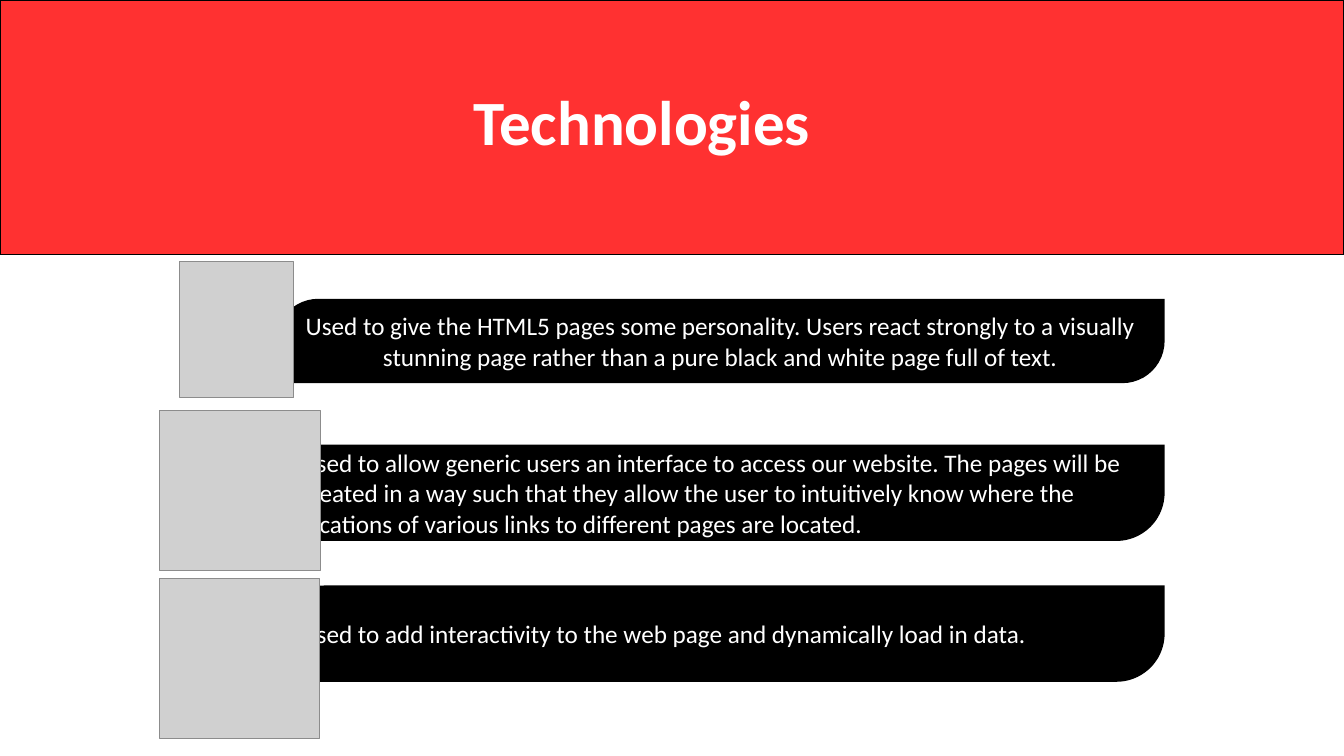
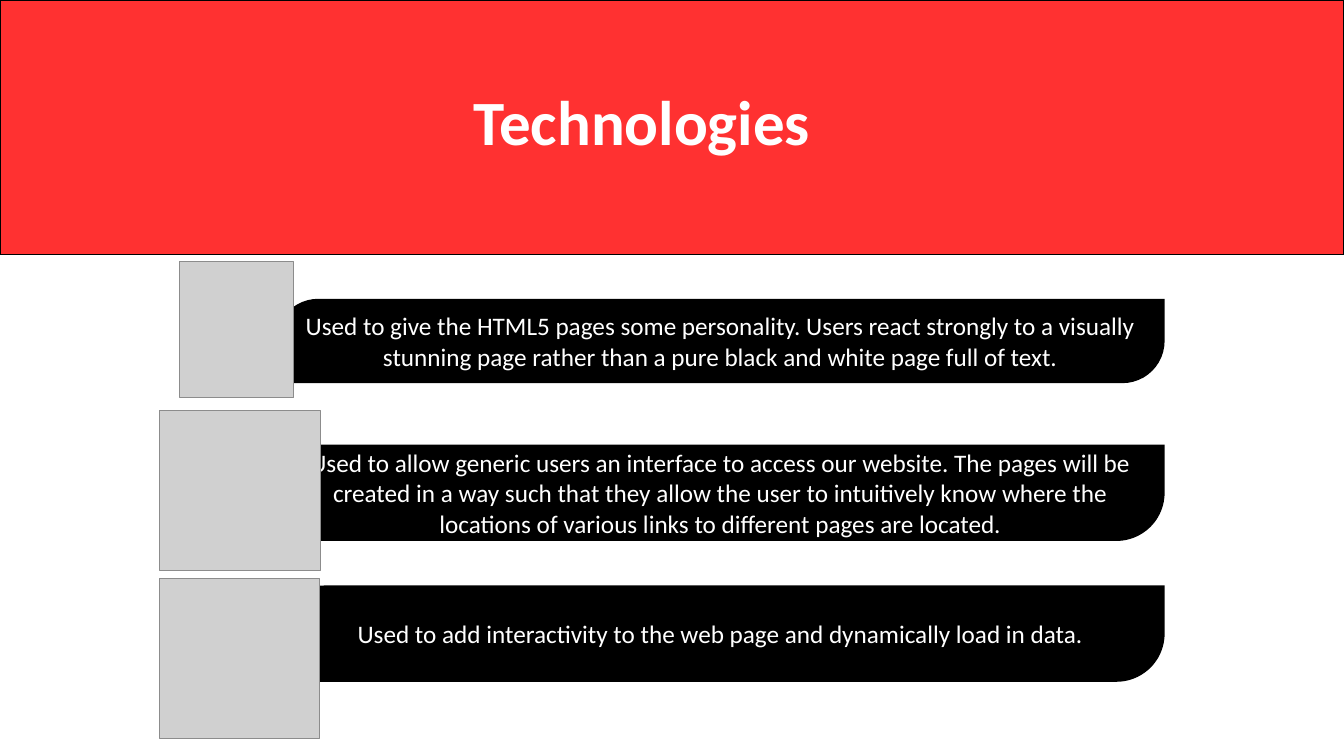
Before and after one commit to CarolynAnn/WebSysGroup4, a slide deck: slide 10 of final_presentation.pptx. Drawn at 1344x756 pixels with LibreOffice and Linux fonts; fonts in the diff are those of the drawing; grey boxes stand for pictures. Boxes give left, top, right and bottom in pixels: in the first picture for what was removed or moved away, otherwise in the second. Text is boxed around its words. In the diff, an @@ line names an element or a change of style, - is before the commit and + after.

```diff
--- a/final_presentation.pptx
+++ b/final_presentation.pptx
@@ round diag rect "Used to allow generic users ..." at [277, 446, 1165, 540]: alignment left to centre @@
@@ round diag rect "Used to add interactivity to ..." at [277, 587, 1165, 682]: alignment left to centre @@
```
Also in this commit, not shown: 5 other slides changed, 3 slides added, 3 slides removed.
